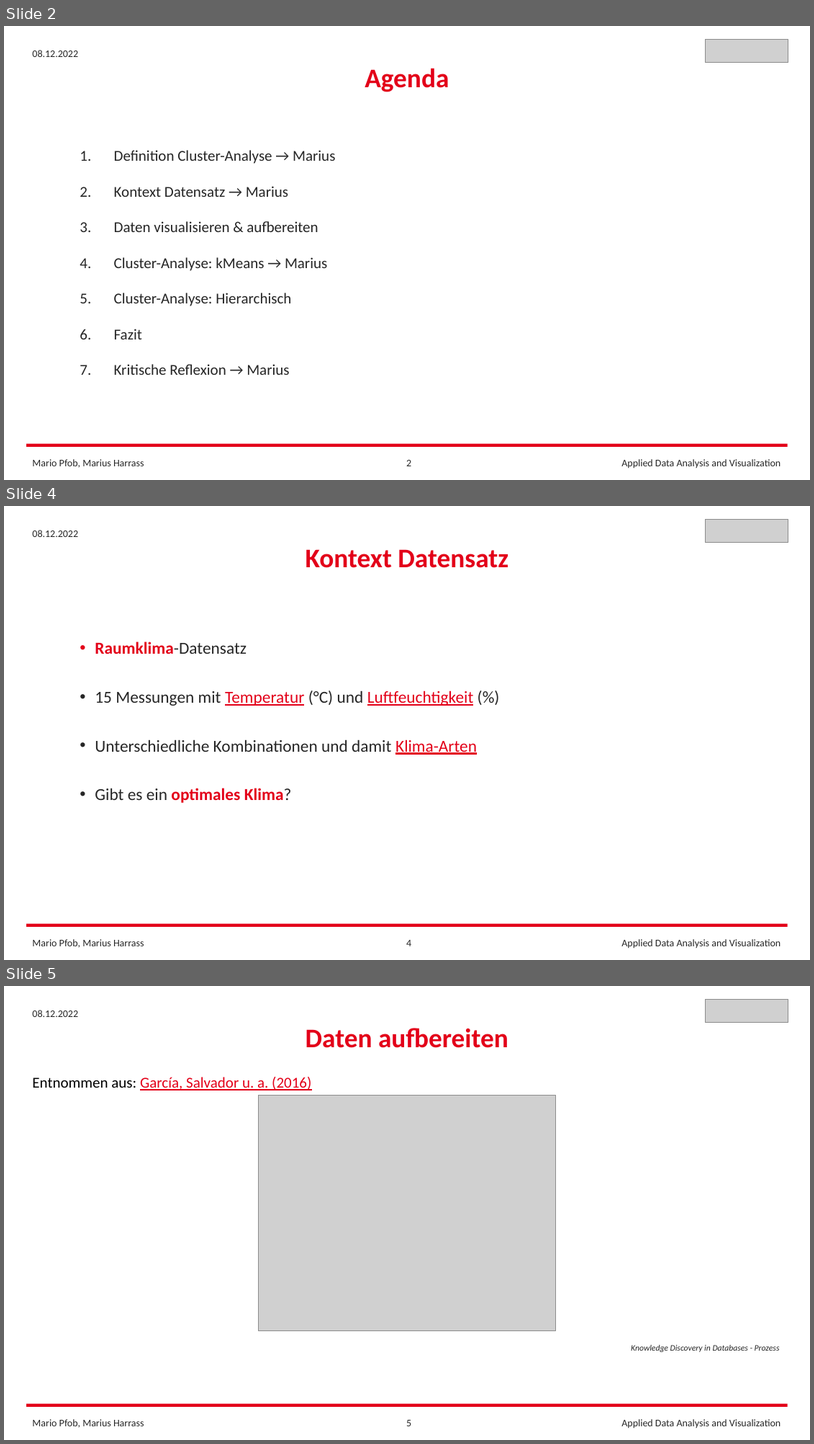
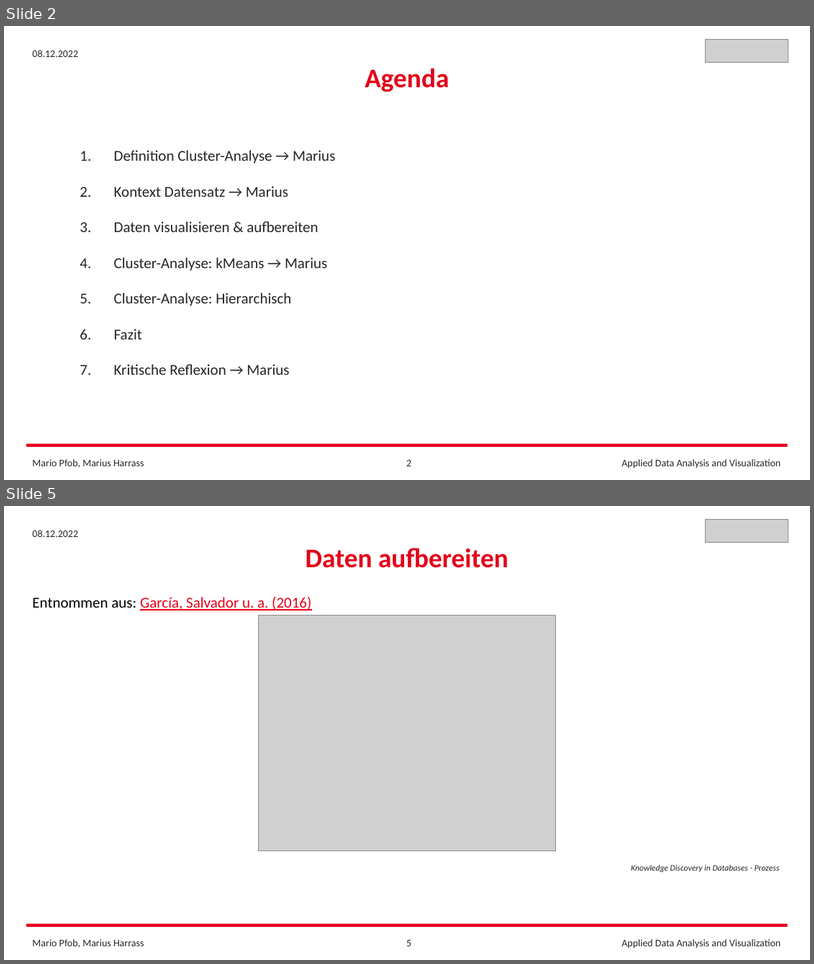
Before and after one commit to FrankCastlepancakes/ClusteringScikitLearn, a slide deck: Clustering_Scikit_Learn.pptx. Shown one above the other, each under a label of ours: slides 2, 4 and 5 before the commit, slides 2 and 5 after it; the slides between them are not shown. The pictures are 814x1444 and 814x964 pixels, drawn with LibreOffice and Linux fonts; fonts in the diff are those of the drawing; grey boxes stand for pictures. Boxes give left, top, right and bottom in pixels: in the first picture for what was removed or moved away, otherwise in the second. Text is boxed around its words. In the diff, an @@ line names an element or a change of style, - is before the commit and + after.

```diff
--- a/Clustering_Scikit_Learn.pptx
+++ b/Clustering_Scikit_Learn.pptx
@@ slide 4 removed at box(4, 506, 810, 960), background #FFFFFF @@
@@ picture removed at box(706, 519, 789, 542) @@
@@ text removed at box(32, 530, 78, 537) @@
-08.12.2022
@@ text removed at box(306, 549, 509, 568) @@
-Kontext Datensatz
@@ text removed at box(95, 641, 477, 803) @@
-• Raumklima-Datensatz
-• 15 Messungen mit Temperatur (°C) und Luftfeuchtigkeit (%)
-• Unterschiedliche Kombinationen und damit Klima-Arten
-• Gibt es ein optimales Klima?
@@ rectangle removed at box(26, 924, 788, 926) @@
@@ text removed at box(32, 939, 144, 947) @@
-Mario Pfob, Marius Harrass
@@ page number removed at box(406, 939, 412, 946) @@
-4
@@ text removed at box(622, 939, 781, 948) @@
-Applied Data Analysis and Visualization
```
Also in this commit, not shown: 2 slides changed, 7 slides added, 1 other slide removed, 3 other files.
